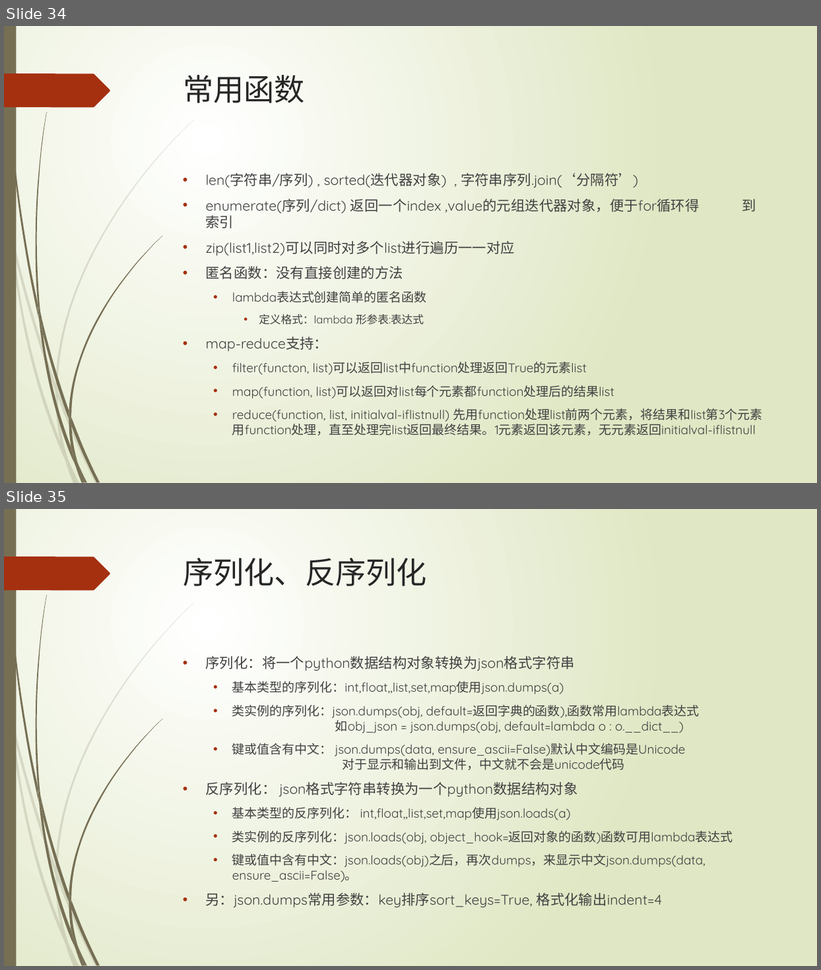
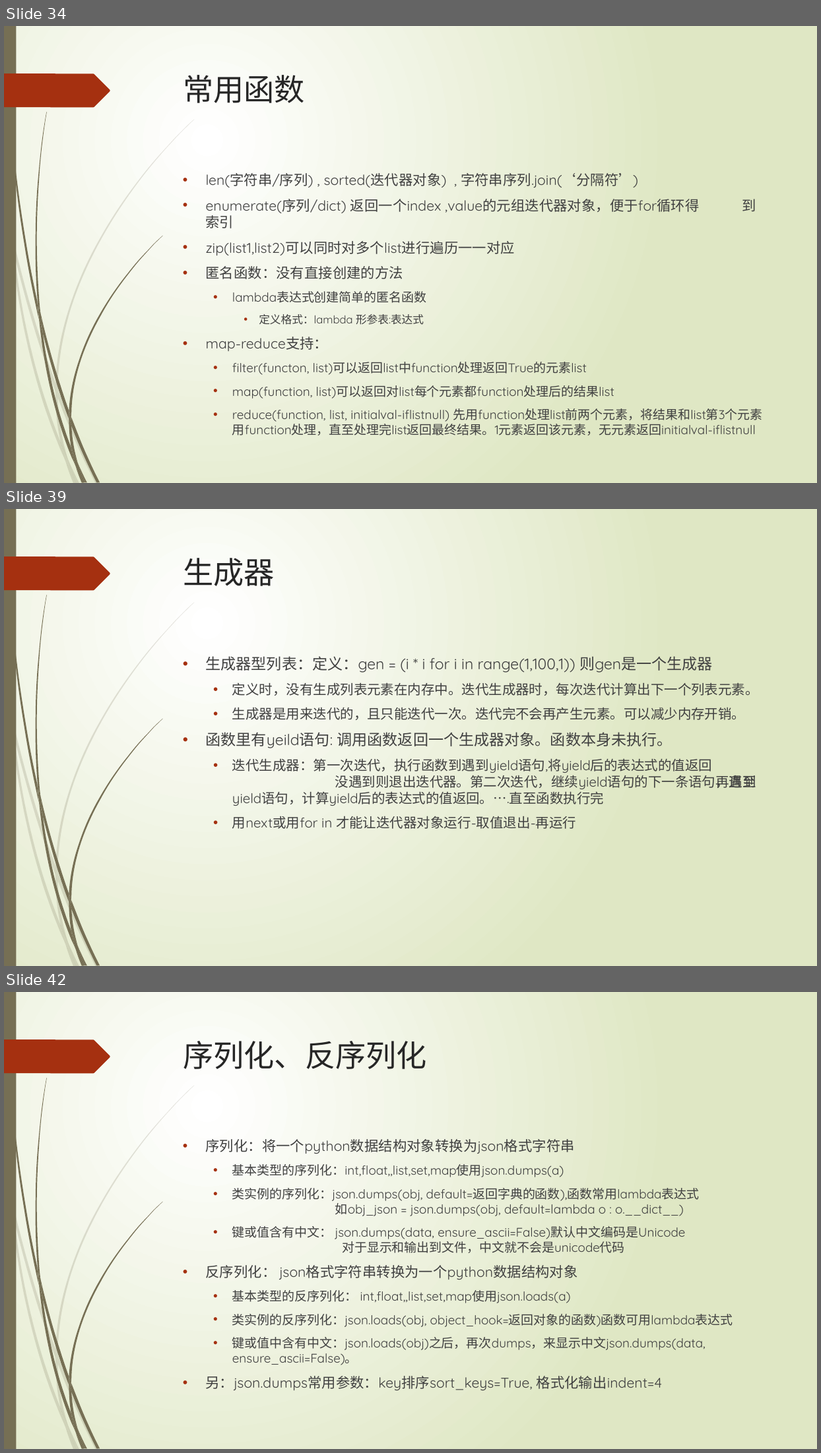
Before and after one commit to lspgithublxh/document, a slide deck: 编程语言/python/Python基础入门知识分享.pptx. Shown one above the other, each under a label of ours: slides 34 and 35 before the commit, slides 34, 39 and 42 after it; the slides between them are not shown. The pictures are 821x970 and 821x1453 pixels, drawn with LibreOffice and Linux fonts; fonts in the diff are those of the drawing. Boxes give left, top, right and bottom in pixels: in the first picture for what was removed or moved away, otherwise in the second. Text is boxed around its words. In the diff, an @@ line names an element or a change of style, - is before the commit and + after.

```diff
--- a/编程语言/python/Python基础入门知识分享.pptx
+++ b/编程语言/python/Python基础入门知识分享.pptx
@@ slide 39 added at (4,509,817,966), background gradient #FFFFFF to #DFE8C4; not listed: 24 template elements that a slide beside it also shows @@
@@ title added at (183,558,275,586), 36 pt, text #262626 @@
+生成器
@@ text added at (206,656,759,829), 16 pt, text #404040 @@
+• 生成器型列表：定义：gen = (i * i for i in range(1,100,1)) 则gen是一个生成器
+  • 定义时，没有生成列表元素在内存中。迭代生成器时，每次迭代计算出下一个列表元素。
+  • 生成器是用来迭代的，且只能迭代一次。迭代完不会再产生元素。可以减少内存开销。
+• 函数里有yeild语句: 调用函数返回一个生成器对象。函数本身未执行。
+  • 迭代生成器：第一次迭代，执行函数到遇到yield语句,将yield后的表达式的值返回
+    没遇到则退出迭代器。第二次迭代，继续yield语句的下一条语句，直至 再遇到yield语句，计算yield后的表达式的值返回。….直至函数执行完
+  • 用next或用for in 才能让迭代器对象运行-取值退出-再运行
@@ what was slide 35 is now slide 42 @@
```
Also in this commit, not shown: 6 other slides added.
